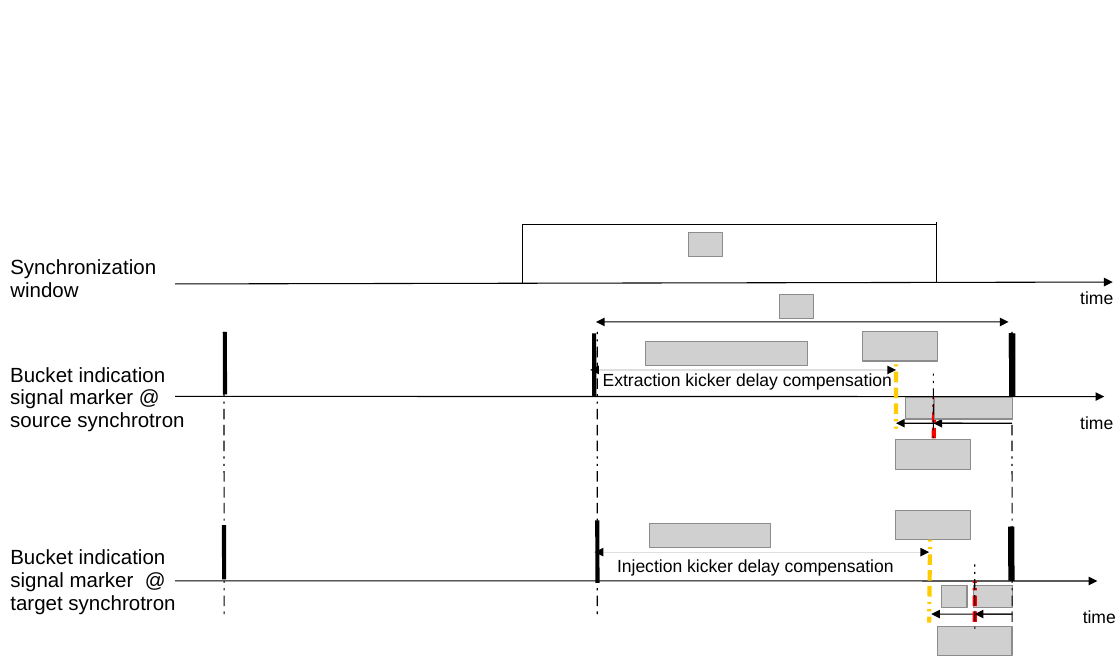
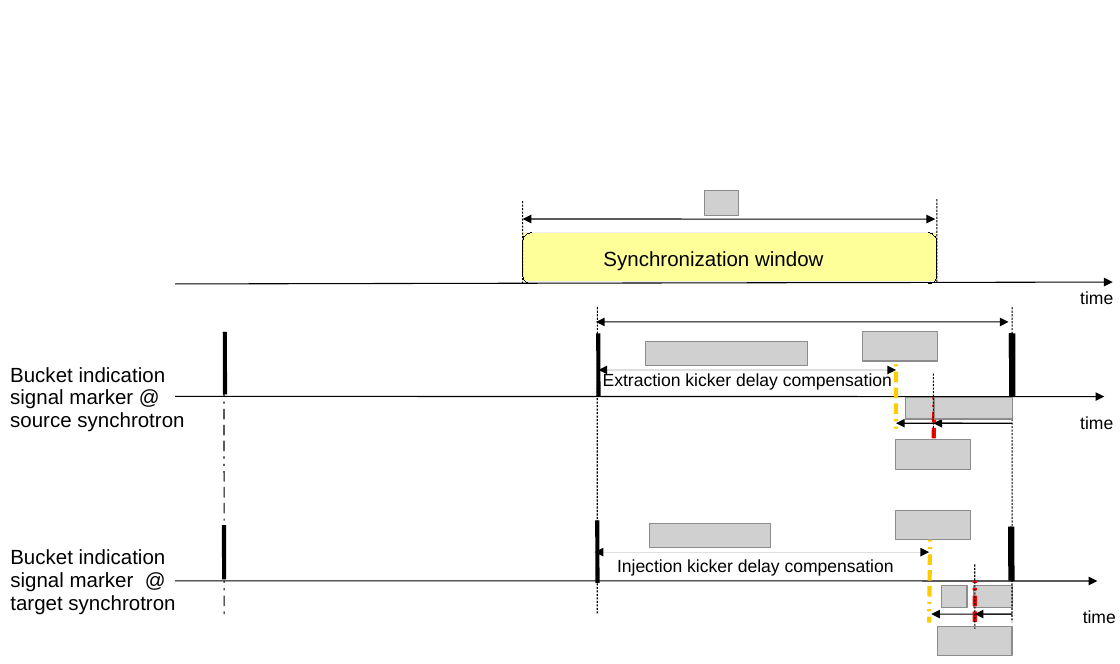
Before and after one commit to baijiaoni/PhD-thesis, a slide deck: slide 3 of images/syc_ext_inj.odp. Drawn at 1120x664 pixels with LibreOffice and Linux fonts; fonts in the diff are those of the drawing; grey boxes stand for pictures. Boxes give left, top, right and bottom in pixels: in the first picture for what was removed or moved away, otherwise in the second. Text is boxed around its words. In the diff, an @@ line names an element or a change of style, - is before the commit and + after.

```diff
--- a/images/syc_ext_inj.odp
+++ b/images/syc_ext_inj.odp
@@ line moved from (523, 283) - (523, 224) to (523, 201) - (523, 283) @@
@@ line (523, 201) - (523, 283): stroke #000000 0 pt to #000000 0.74 pt @@
@@ picture moved from (x1=689, y1=232, x2=723, y2=256) to (x1=704, y1=191, x2=738, y2=215) @@
@@ line moved from (937, 282) - (937, 222) to (937, 199) - (937, 282) @@
@@ line (937, 199) - (937, 282): stroke #000000 0 pt to #000000 0.74 pt @@
@@ line moved from (523, 224) - (937, 224) to (523, 219) - (936, 219) @@
@@ line (523, 219) - (936, 219): line to double arrow; stroke #000000 0 pt to #000000 0.74 pt @@
@@ rectangle added at (x1=523, y1=232, x2=937, y2=281), fill #FFFF99, outline #EEEEEE 0 pt @@
@@ bracket pair added at (x1=523, y1=232, x2=937, y2=283), outline #000000 0 pt @@
@@ text "Synchronization window" rewrapped from (x1=10, y1=259, x2=156, y2=298) to (x1=603, y1=251, x2=823, y2=270) @@
@@ picture removed at (x1=780, y1=294, x2=813, y2=318) @@
@@ line moved from (597, 332) - (597, 614) to (597, 307) - (597, 614) @@
@@ line moved from (1013, 332) - (1013, 622) to (1013, 307) - (1013, 622) @@
@@ line moved from (594, 333) - (594, 396) to (598, 333) - (598, 396) @@
@@ double arrow moved from (590, 370) - (896, 370) to (598, 370) - (896, 370) @@
```
Also in this commit, not shown: 36 other files.
